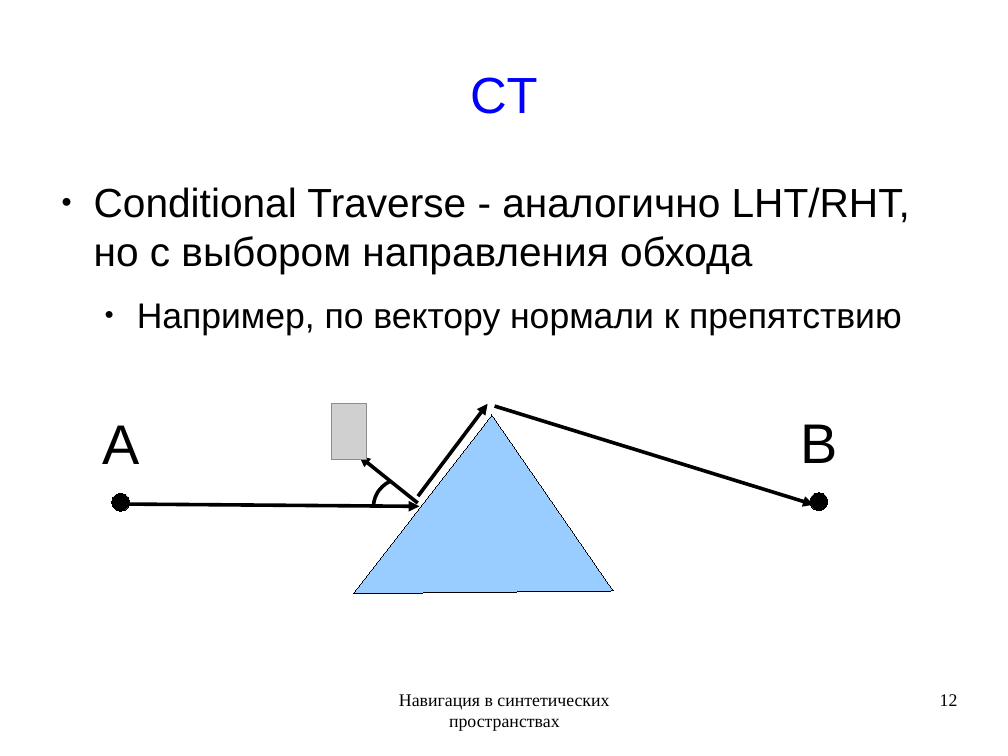
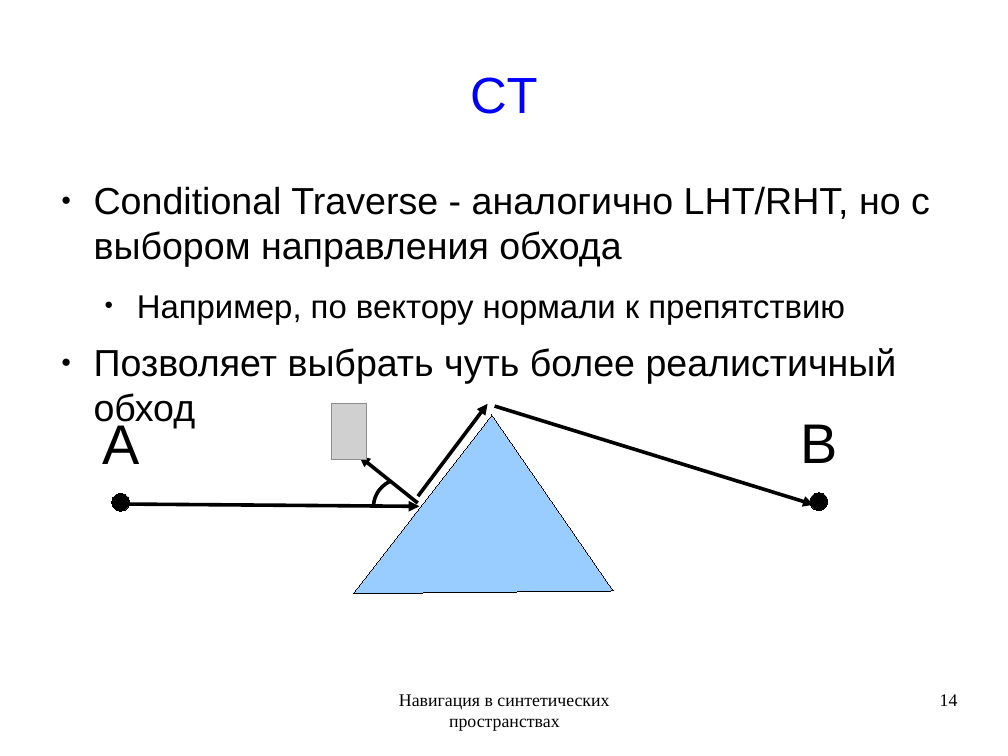
Before and after one commit to rutsky/semester09, a slide deck: slide 14 of Artificial_intelligence/Navigation_in_synthetic_space/50572_Rutsky_Navigation_in_synthetic_space.odp (slide 12 before the commit). Drawn at 1008x756 pixels with LibreOffice and Linux fonts; fonts in the diff are those of the drawing; grey boxes stand for pictures. Boxes give left, top, right and bottom in pixels: in the first picture for what was removed or moved away, otherwise in the second. Text is boxed around its words. In the diff, an @@ line names an element or a change of style, - is before the commit and + after.

```diff
--- a/Artificial_intelligence/Navigation_in_synthetic_space/50572_Rutsky_Navigation_in_synthetic_space.odp
+++ b/Artificial_intelligence/Navigation_in_synthetic_space/50572_Rutsky_Navigation_in_synthetic_space.odp
@@ text at bbox=[94, 186, 930, 324]: size 32 to 29.6 pt in "Conditional Traverse - аналогично LHT/RHT, но с ..."; size 28 to 25.9 pt in "Например, по вектору нормали к препятствию" @@
@@ text at bbox=[94, 348, 897, 384]: paragraph added @@
+● Позволяет выбрать чуть более реалистичный обход
@@ page number at bbox=[940, 694, 958, 706]: text changed @@
-12
+14
```
Also in this commit, not shown: 19 other slides changed, 4 slides added.
